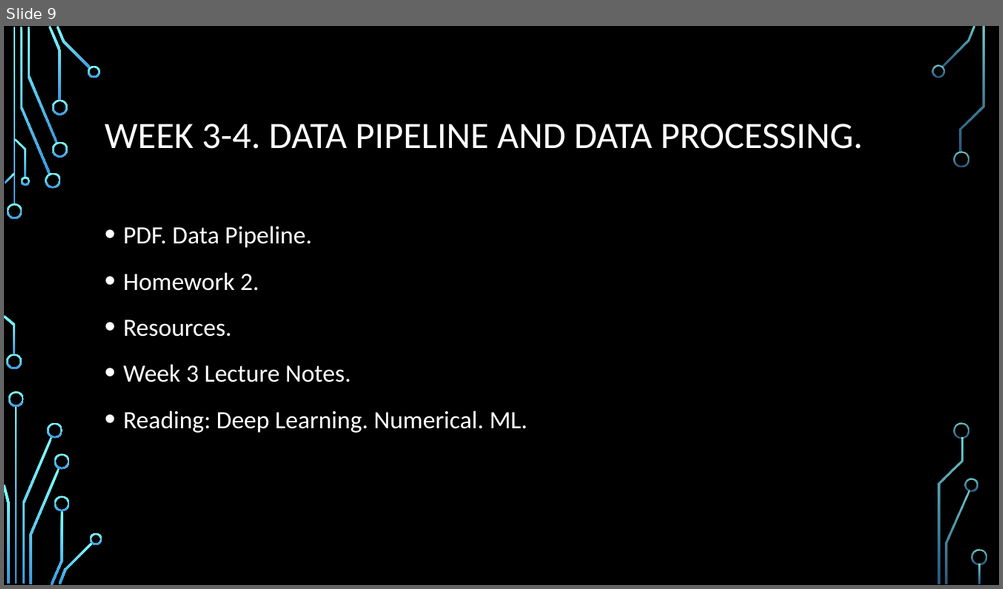
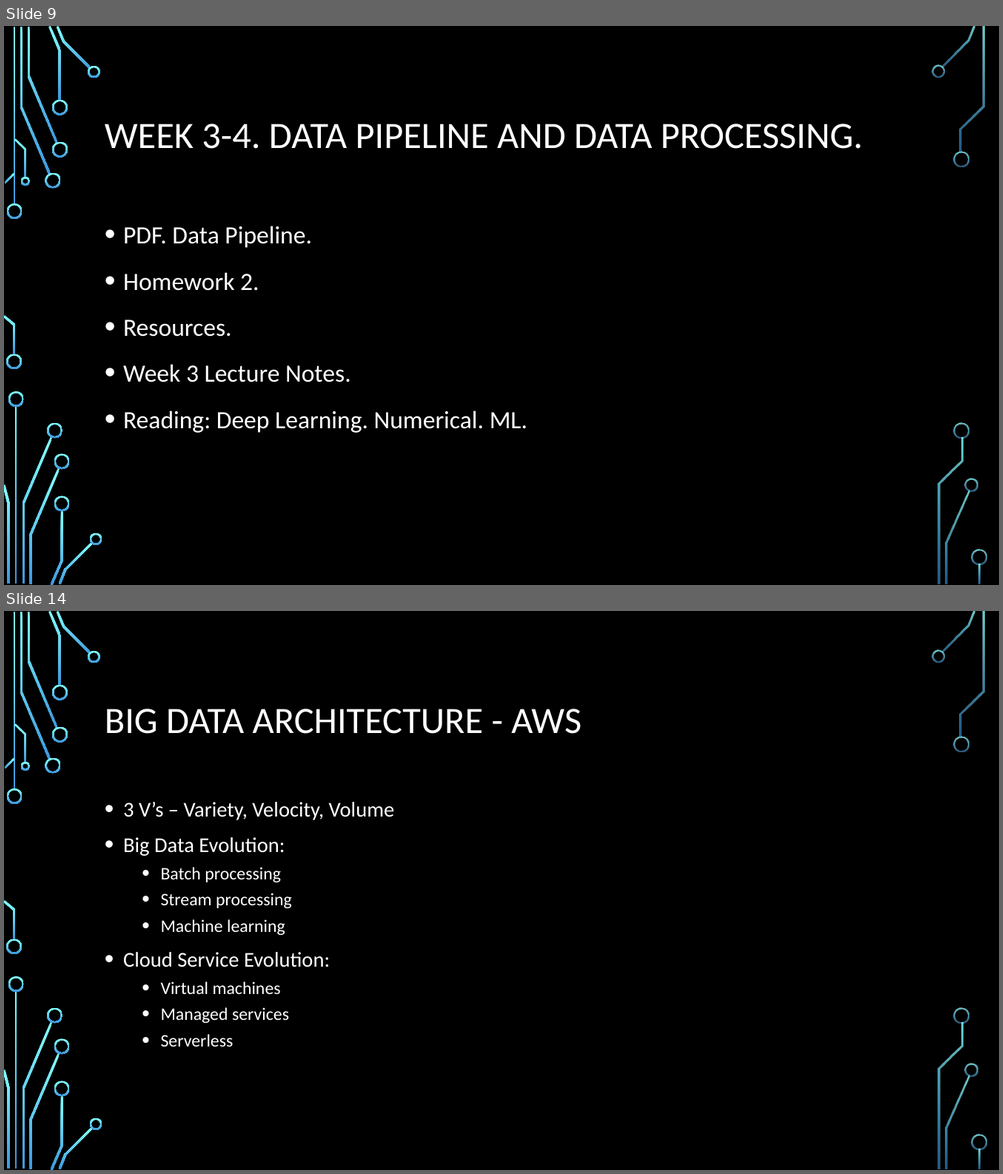
Before and after one commit to mgroysman/Data-622.-Fall-2019., a slide deck: Data 622.pptx. Shown one above the other, each under a label of ours: slide 9 before the commit, slides 9 and 14 after it; the slides between them are not shown. The pictures are 1003x589 and 1003x1174 pixels, drawn with LibreOffice and Linux fonts; fonts in the diff are those of the drawing; background and template pictures are left out. Boxes give left, top, right and bottom in pixels: in the first picture for what was removed or moved away, otherwise in the second. Text is boxed around its words. In the diff, an @@ line names an element or a change of style, - is before the commit and + after.

```diff
--- a/Data 622.pptx
+++ b/Data 622.pptx
@@ slide 14 added at <box>4,611,999,1170</box>, background picture (left out); not listed: 36 template elements that a slide beside it also shows @@
@@ title added at <box>105,709,581,734</box>, 36 pt, text #FFFFFF @@
+BIG DATA ARCHITECTURE - AWS
@@ text added at <box>123,802,395,1047</box>, 17 pt, text #FFFFFF @@
+• 3 V’s – Variety, Velocity, Volume
+• Big Data Evolution:
+  • Batch processing
+  • Stream processing
+  • Machine learning
+• Cloud Service Evolution:
+  • Virtual machines
+  • Managed services
+  • Serverless
```
Also in this commit, not shown: 3 slides changed, 28 other slides added, 1 slide removed.
